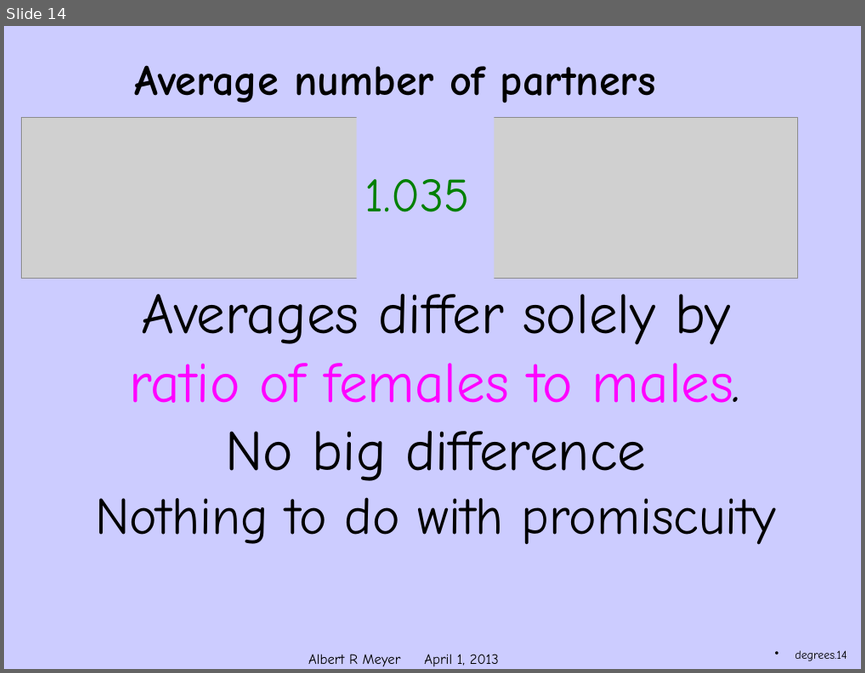
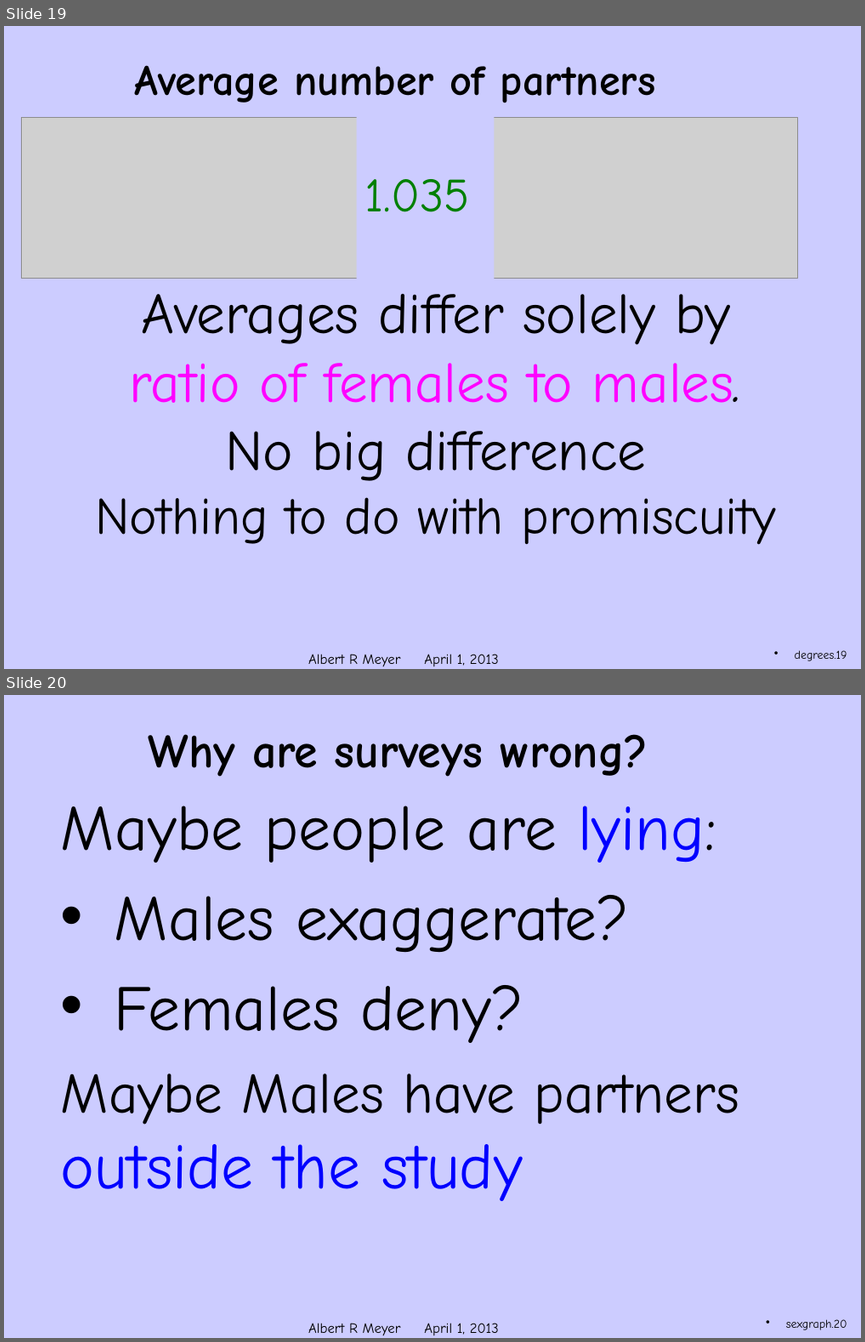
Before and after one commit to armeyer/mcs_web, a slide deck: spring13/slides13/simple-degrees.pptx. Shown one above the other, each under a label of ours: slide 14 before the commit, slides 19 and 20 after it. The pictures are 865x673 and 865x1342 pixels, drawn with LibreOffice and Linux fonts; fonts in the diff are those of the drawing; grey boxes stand for pictures; background and template pictures are left out. Boxes give left, top, right and bottom in pixels: in the first picture for what was removed or moved away, otherwise in the second. Text is boxed around its words. In the diff, an @@ line names an element or a change of style, - is before the commit and + after.

```diff
--- a/spring13/slides13/simple-degrees.pptx
+++ b/spring13/slides13/simple-degrees.pptx
@@ slide 20 added at [4,695,861,1338], background #CCCCFF; not listed: 1 template element that a slide beside it also shows @@
@@ title added at [148,734,648,777], 40 pt, text #000000, bold @@
+Why are surveys wrong?
@@ text added at [61,805,739,1201], 54 pt, text #000000 @@
+Maybe people are lying:
+• Males exaggerate?
+• Females deny?
+Maybe Males have partners outside the study
@@ page number added at [786,1319,847,1330], 10 pt, text #000000 @@
+sexgraph.20
@@ what was slide 14 is now slide 19 @@
@@ page number at [794,650,847,661]: text changed @@
-degrees.14
+degrees.19
```
Also in this commit, not shown: 2 slides changed, 5 other slides added, 6 other files.
